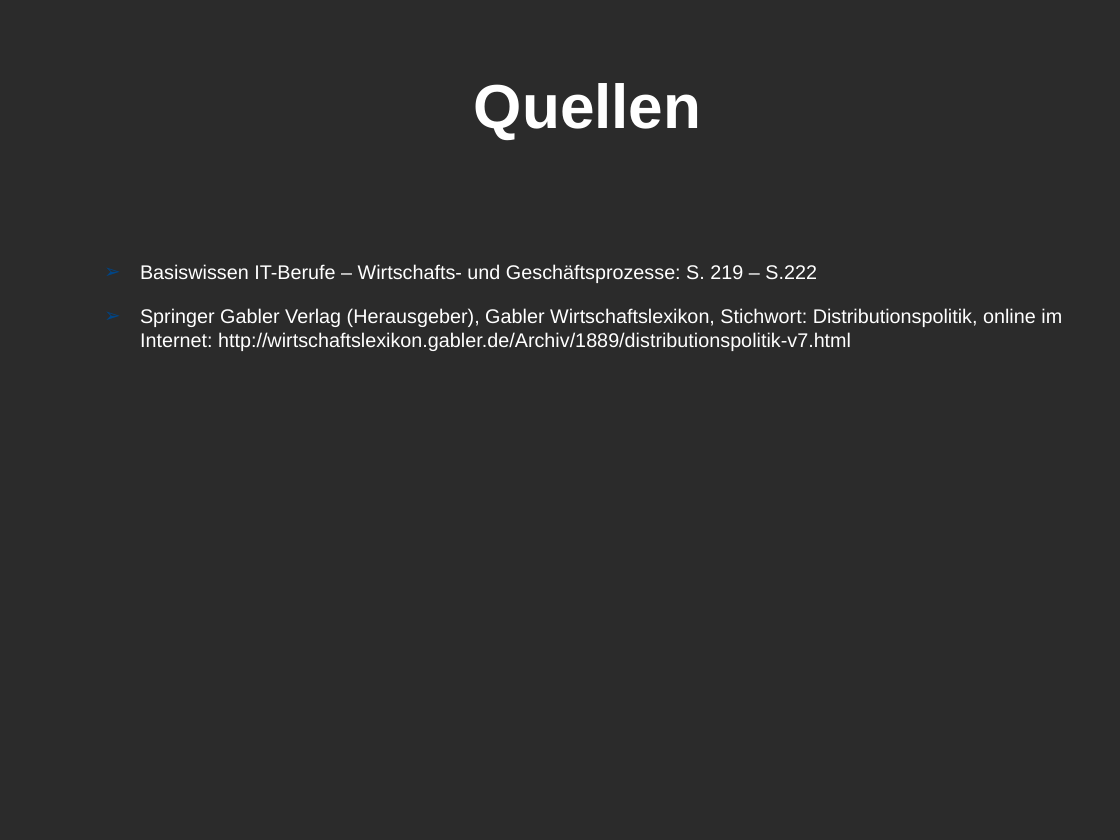
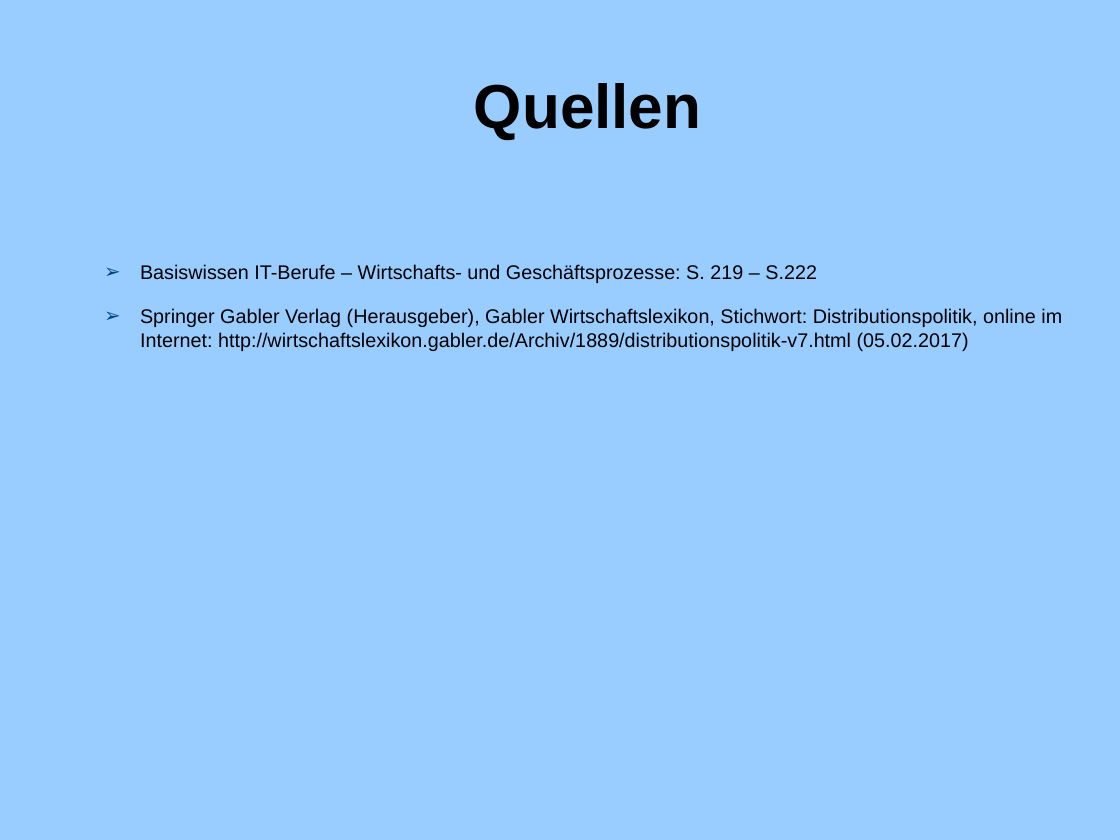
Before and after one commit to ChristianMarzianGithub/WGBlockWoche2Praesentation, a slide deck: slide 8 of TemplateHellGrauBlau.odp. Drawn at 1120x840 pixels with LibreOffice and Linux fonts; fonts in the diff are those of the drawing; background and template pictures are left out; a plain dark background stands for a picture behind light text. Boxes give left, top, right and bottom in pixels: in the first picture for what was removed or moved away, otherwise in the second. Text is boxed around its words. In the diff, an @@ line names an element or a change of style, - is before the commit and + after.

```diff
--- a/TemplateHellGrauBlau.odp
+++ b/TemplateHellGrauBlau.odp
@@ background picture (left out) to #99CCFF @@
@@ title "Quellen" at bbox=[474, 83, 701, 139]: text colour #FFFFFF to #000000 @@
@@ text at bbox=[140, 264, 817, 283]: text colour #FFFFFF to #000000 in "Basiswissen IT-Berufe – Wirtschafts- und Geschäftsprozesse:  ..." @@
@@ text at bbox=[140, 308, 1062, 351]: text changed; text colour #FFFFFF to #000000 @@
-➢ Springer Gabler Verlag (Herausgeber), Gabler Wirtschaftslexikon, Stichwort: Distributionspolitik, online im Internet: http://wirtschaftslexikon.gabler.de/Archiv/1889/distributionspolitik-v7.html
+➢ Springer Gabler Verlag (Herausgeber), Gabler Wirtschaftslexikon, Stichwort: Distributionspolitik, online im Internet: http://wirtschaftslexikon.gabler.de/Archiv/1889/distributionspolitik-v7.html (05.02.2017)
```
Also in this commit, not shown: 7 other slides changed.
